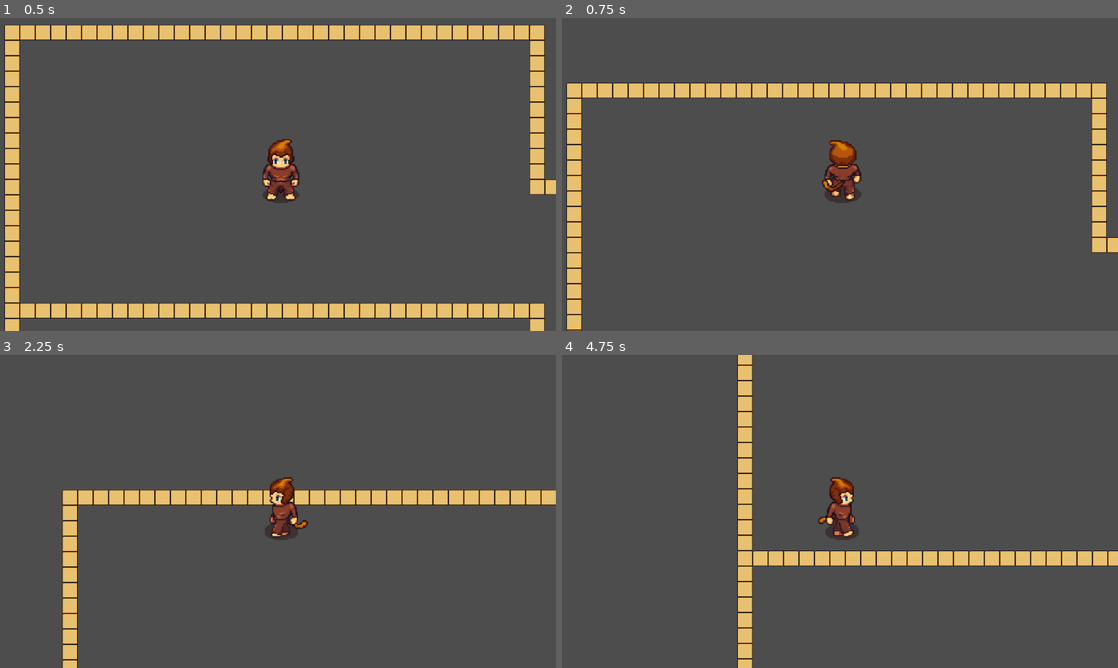
Above: before the commit, frames 1-4 (two rows, left to right).
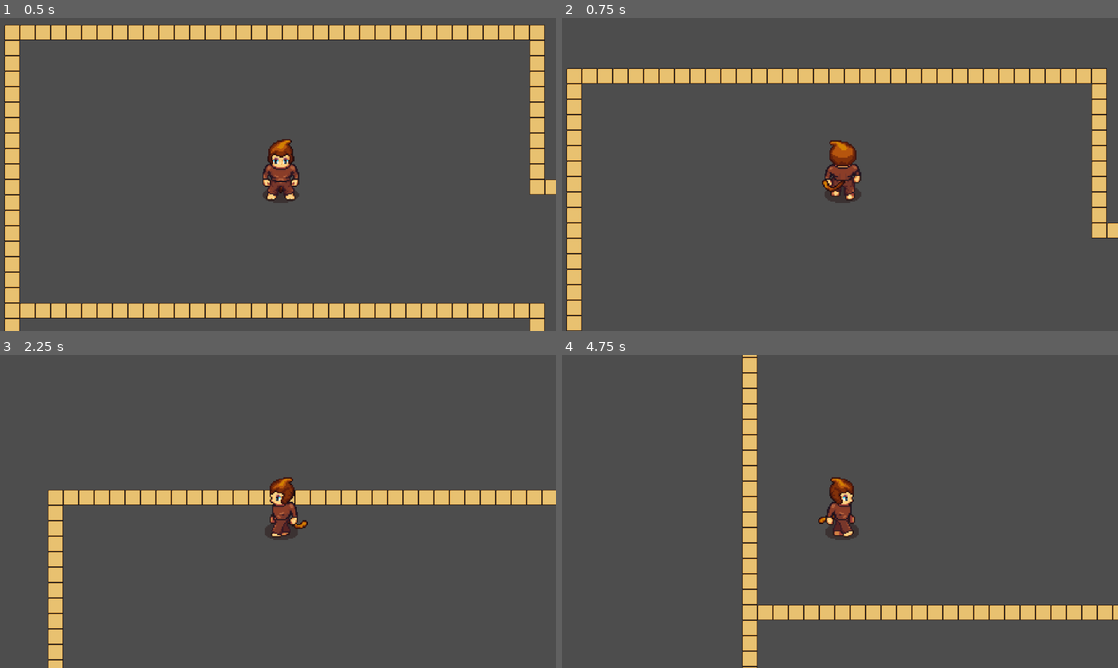
Above: after the commit, the same moments.

Repository: micahkepe/43-monkeys
Game: Godot game, scene res://scenes/tutorial.tscn
The game is run twice, just before and just after one commit, with the same random seed, the same clock (stepped at 60 frames per second) and the same inputs. This scene is started directly instead of the project's main scene.
Inputs:
- Up to frame 1 (0.5 s): no input
- Up to frame 2 (0.75 s): tap Enter at 0.5 s; hold W (ui_up) from 0.53 s (still down); hold Shift from 0.53 s (still down)
- Up to frame 3 (2.25 s): release Shift at 1.28 s; tap Shift at 1.35 s; release W (ui_up) at 2.03 s; hold A (ui_left) from 2.03 s (still down); hold Shift from 2.03 s (still down)
- Up to frame 4 (4.75 s): release Shift at 2.78 s; tap Shift at 2.85, 4.35 s; release A (ui_left) at 3.53 s; hold S (ui_down) 3.53-4.28 s; hold Shift 3.53-4.28 s; hold Right (ui_right) from 4.28 s (still down)

Frame 1 is identical in both runs. In frame 2, 10% of the frame differs, in the area x 0-100%, y 16-100%; in frame 3, 3.7%; in frame 4, 8.9%.

Commit message:
Remove old background assets, add updated fg sprites, player health var

Diff:
--- a/scripts/player.gd
+++ b/scripts/player.gd
@@ -15,19 +15,24 @@
 @export
 var speed: float = 300.0
 
+## The player's current health
+@export
+var health: int = 100
+
 ## The multiplier applied to speed when sprinting
 @export
-var sprint_multiplier: float = 2
+var sprint_multiplier: float = 1.5
 
 ## Called when the node enters the scene tree for the first time.
 ## Initializes any setup required for the player character.
 func _ready() -> void:
-	pass
+	## Set the player's initial animation
+	_animated_sprite.play("walk_down")
 
 ## Called every frame.
 ## Handles input and updates the player's position and animation.
 ## @param delta: float - The elapsed time since the previous frame in seconds.
-func _physics_process(delta: float) -> void:
+func _physics_process(_delta: float) -> void:
 	## The player's current velocity
 	var input_velocity = Vector2.ZERO
 
Binary file removed: assets/backgrounds/lab-1.png
Binary file removed: assets/backgrounds/lab-2.png
Not shown, removed: assets/backgrounds/lab-2.png.import
Binary file removed: assets/backgrounds/lab-3.png
Not shown, removed: assets/backgrounds/lab-3.png.import
Binary file removed: assets/backgrounds/lab-4.png
Not shown, removed: assets/backgrounds/lab-4.png.import
Not shown, changed: assets/sprites/tilesets/background_tileset.png.import
Binary file changed: assets/sprites/tilesets/fg-sprites.aseprite
Binary file changed: assets/sprites/tilesets/fg-sprites.png
Not shown, removed: assets/sprites/tilesets/fg-sprites.png.import
